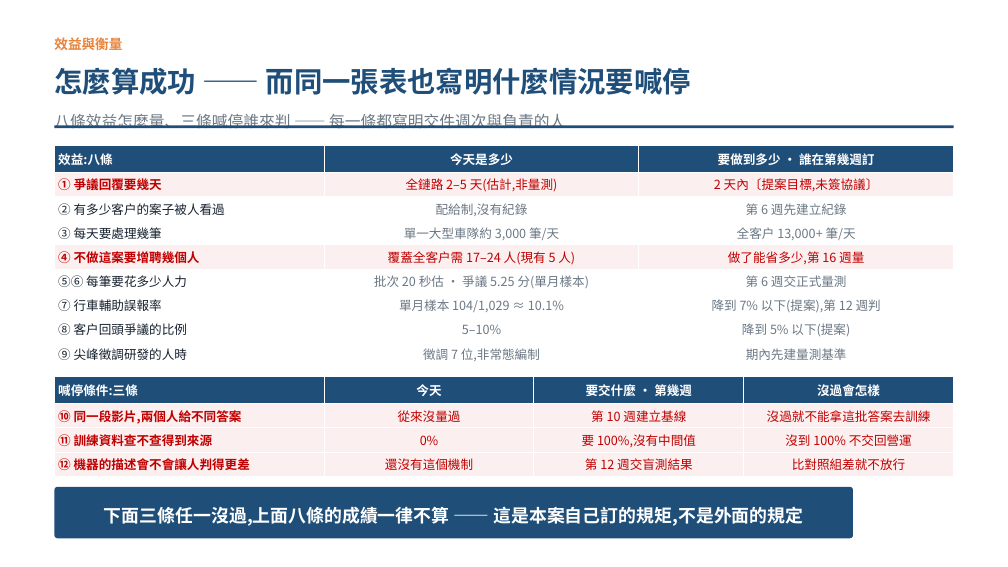
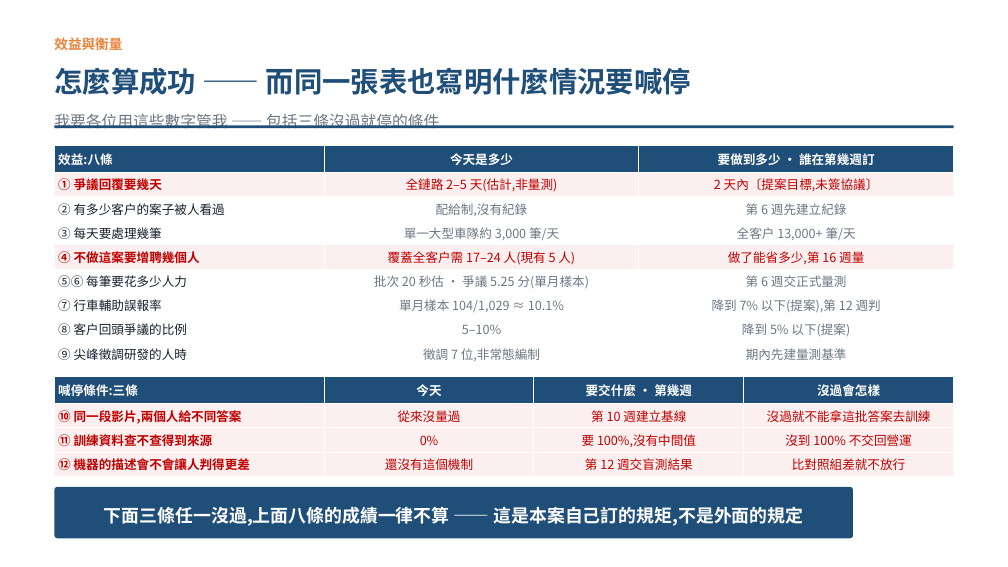
Before and after one commit to pokai-huang0828/UTS_workspace, a slide deck: slide 9 of Artificial Intelligence for Enterprises/Assessment3/Huang_26254793_421104_Assessment 3.pptx. Drawn at 1008x567 pixels with LibreOffice and Linux fonts; fonts in the diff are those of the drawing. Boxes give left, top, right and bottom in pixels: in the first picture for what was removed or moved away, otherwise in the second. Text is boxed around its words. In the diff, an @@ line names an element or a change of style, - is before the commit and + after.

```diff
--- a/Artificial Intelligence for Enterprises/Assessment3/Huang_26254793_421104_Assessment 3.pptx
+++ b/Artificial Intelligence for Enterprises/Assessment3/Huang_26254793_421104_Assessment 3.pptx
@@ text at [54,114,439,129]: text changed @@
-八條效益怎麼量、三條喊停誰來判 —— 每一條都寫明交件週次與負責的人
+我要各位用這些數字管我 —— 包括三條沒過就停的條件
```
Also in this commit, not shown: 3 other slides changed, 2 other files.
